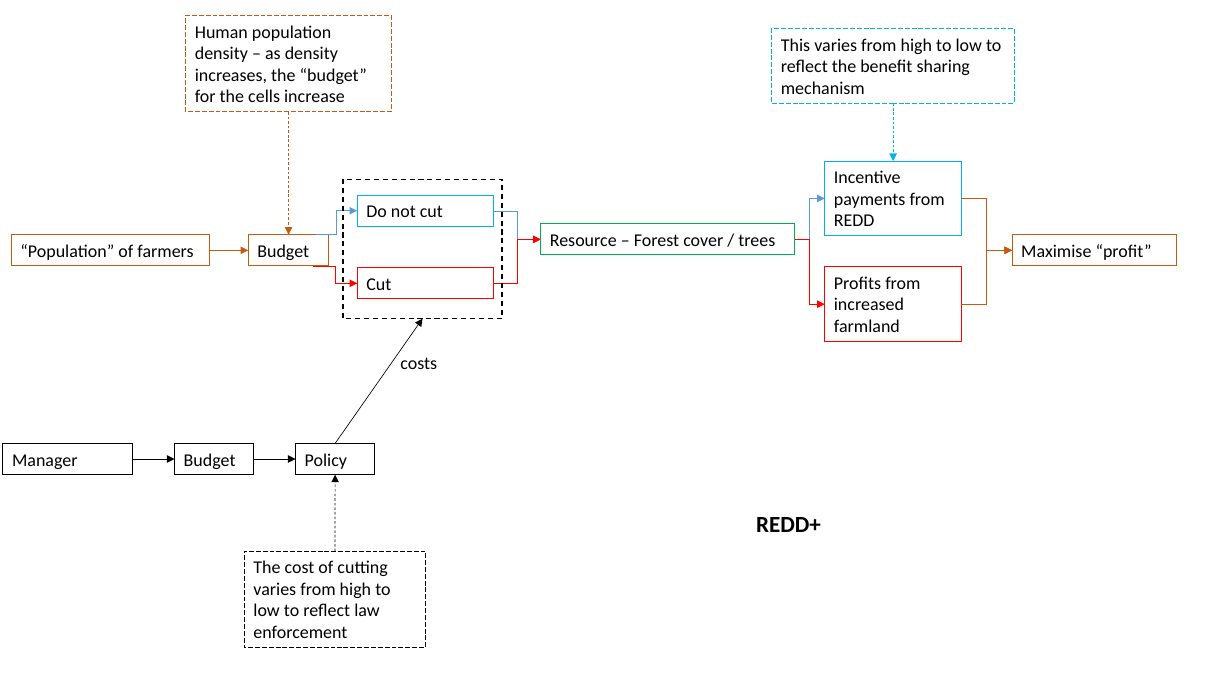
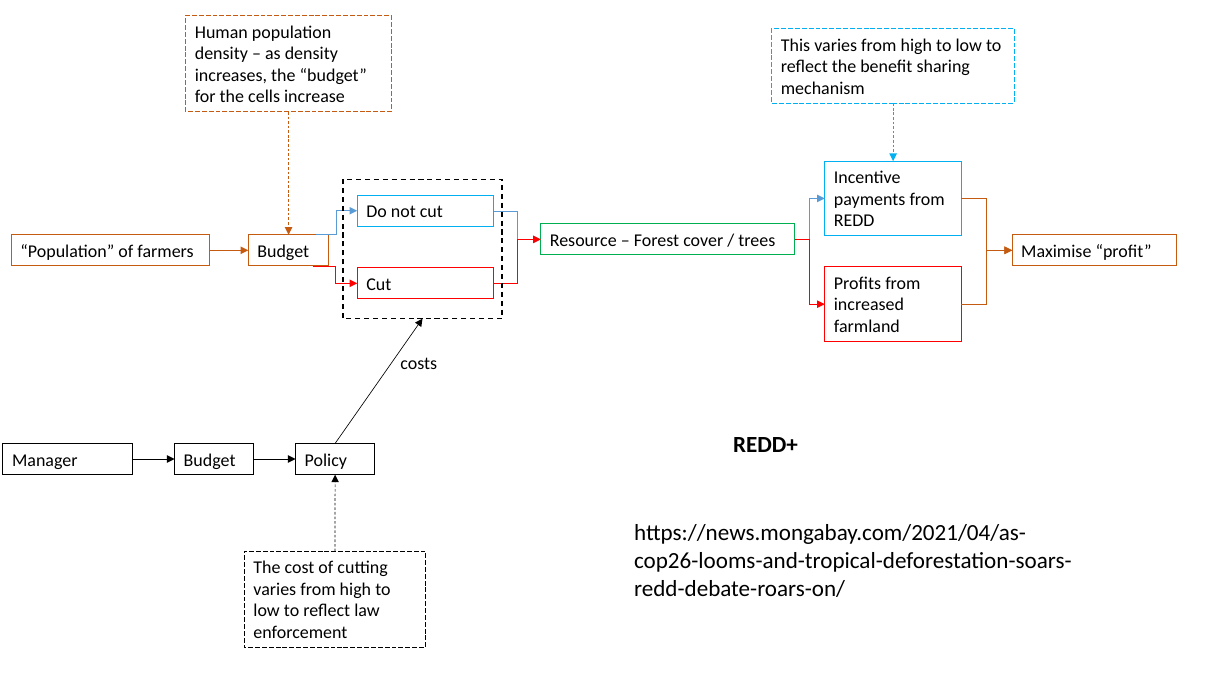
Before and after one commit to mattnuttall00/PhD_Chapter4, a slide deck: slide 6 of Notes/outline of ideas.pptx. Drawn at 1232x693 pixels with LibreOffice and Linux fonts; fonts in the diff are those of the drawing. Boxes give left, top, right and bottom in pixels: in the first picture for what was removed or moved away, otherwise in the second. Text is boxed around its words. In the diff, an @@ line names an element or a change of style, - is before the commit and + after.

Commit message:
link to redd+ article added

```diff
--- a/Notes/outline of ideas.pptx
+++ b/Notes/outline of ideas.pptx
@@ text "REDD+": place and size @@
-text "REDD+" at [756,517,821,532]
+text "REDD+" at [733,437,798,452]
@@ text added at [634,524,1071,597], 18 pt, text #000000 @@
+https://news.mongabay.com/2021/04/as-cop26-looms-and-tropical-deforestation-soars-redd-debate-roars-on/
```
